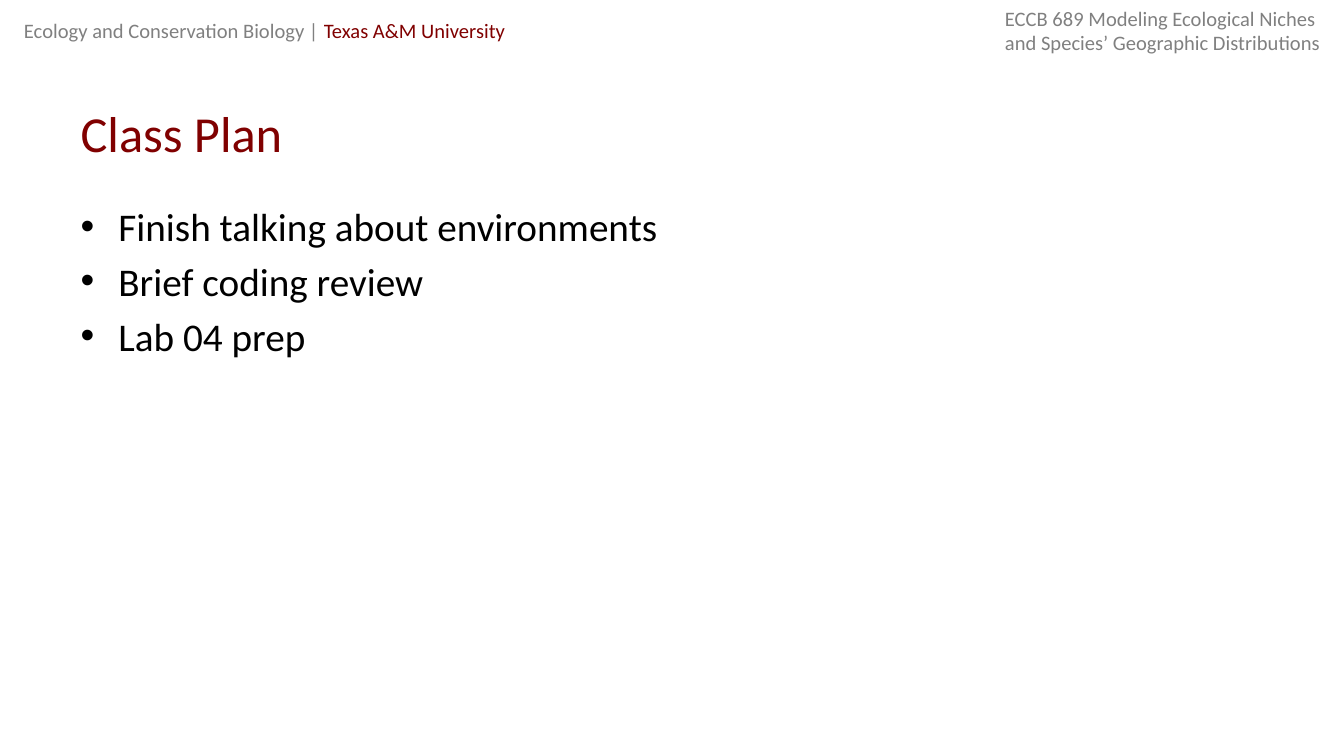
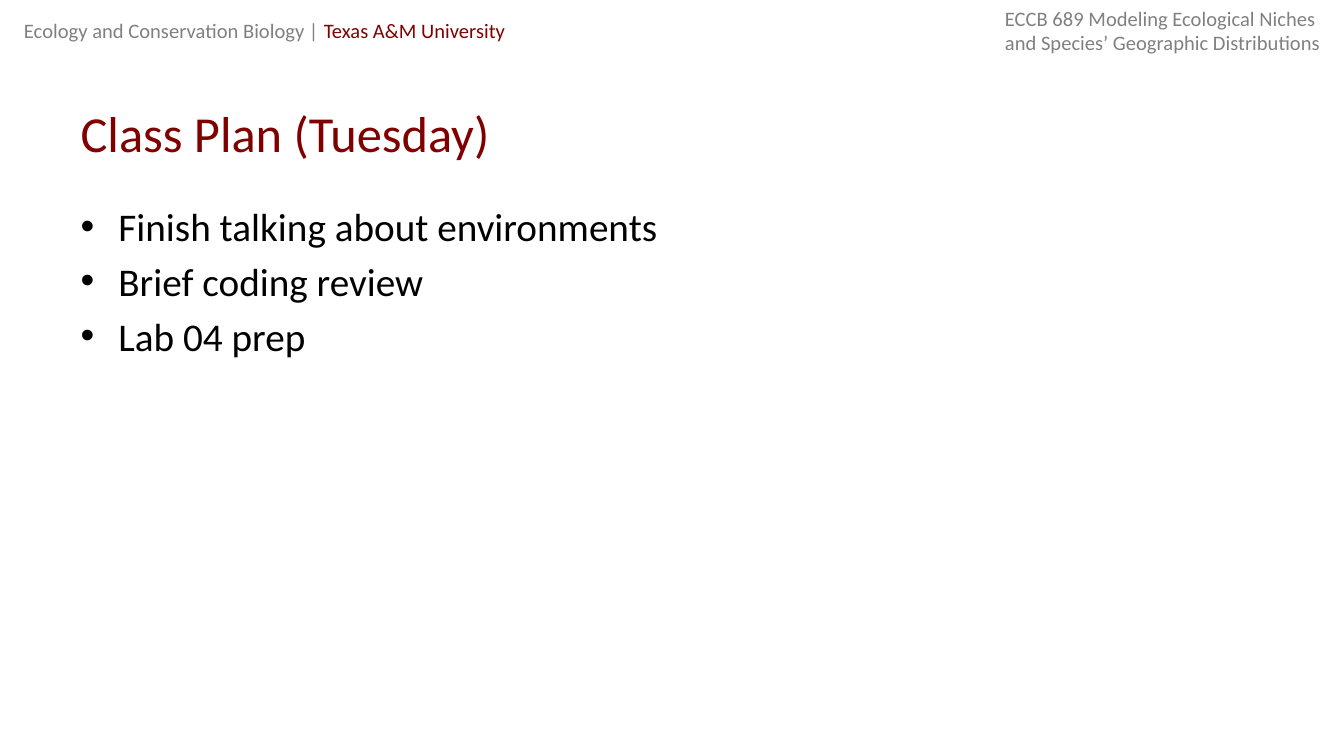
Before and after one commit to michellelawing/ECCB689, a slide deck: slide 4 of Slides/Week 6. Environments.pptx. Drawn at 1344x756 pixels with LibreOffice and Linux fonts; fonts in the diff are those of the drawing. Boxes give left, top, right and bottom in pixels: in the first picture for what was removed or moved away, otherwise in the second. Text is boxed around its words. In the diff, an @@ line names an element or a change of style, - is before the commit and + after.

```diff
--- a/Slides/Week 6. Environments.pptx
+++ b/Slides/Week 6. Environments.pptx
@@ title at [81, 115, 490, 160]: text changed @@
-Class Plan
+Class Plan (Tuesday)
```
Also in this commit, not shown: 7 slides added.
